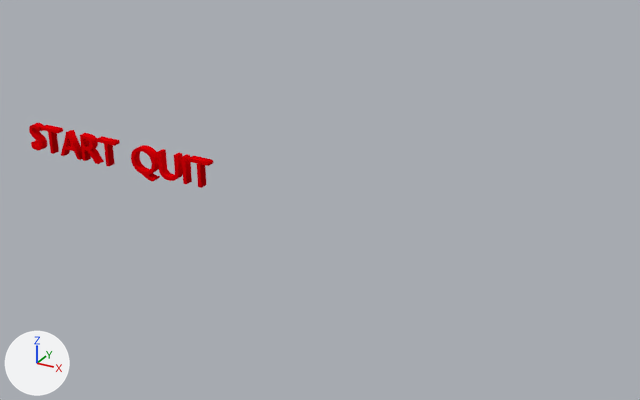
Renders of the Blender file Assets/Models/TutorialAssets/3DTextUI.blend from each side of a commit.
One viewpoint serves both versions: a camera (50 mm lens) standing at (14.55, -15.7, 8.16) and looking at (5.68, 0.43, 0.09). The lights are fixed; the arrows at lower left show +X, +Y and +Z.

Objects in the first picture: 'QUIT', 'START'.
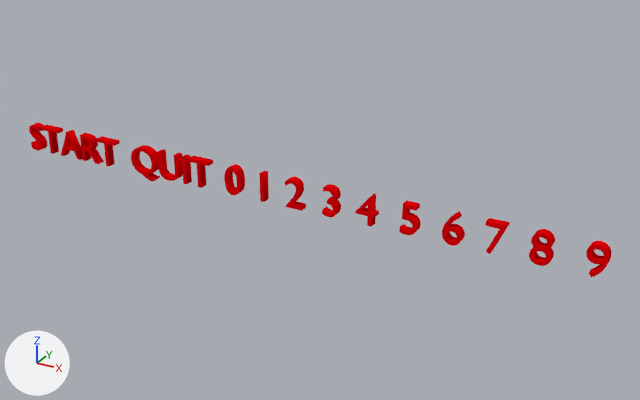
Changed parts and their boxes (x1, y1, x2, y2) in the pictures (640 x 400 px):
'8', added (red): after (529, 229, 555, 266)
'9', added (red): after (586, 241, 611, 277)
'6', added (red): after (442, 211, 465, 246)
'0', added (red): after (224, 164, 245, 195)
'5', added (red): after (399, 201, 421, 235)
'3', added (red): after (322, 184, 341, 217)
'4', added: after (355, 193, 379, 226)
'2', added: after (285, 177, 306, 211)
'7', added: after (486, 218, 511, 254)
'1', added: after (260, 171, 269, 202)

The change in detail:
Text 'Text.009' (txt_text_009) is new.
Its body is '9'.
It uses material mat_numbers_mat (red #e70008).
Its extrude is 0.1.
Text 'Text.008' (txt_text_008) is new.
Its body is '8'.
It uses material mat_numbers_mat (red #e70008).
Its extrude is 0.1.
Text 'Text.007' (txt_text_007) is new.
Its body is '7'.
It uses material mat_numbers_mat (red #e70008).
Its extrude is 0.1.
Text 'Text.006' (txt_text_006) is new.
Its body is '6'.
It uses material mat_numbers_mat (red #e70008).
Its extrude is 0.1.
Text 'Text.005' (txt_text_005) is new.
Its body is '5'.
It uses material mat_numbers_mat (red #e70008).
Its extrude is 0.1.
Text 'Text.004' (txt_text_004) is new.
Its body is '4'.
It uses material mat_numbers_mat (red #e70008).
Its extrude is 0.1.
Text 'Text.003' (txt_text_003) is new.
Its body is '3'.
It uses material mat_numbers_mat (red #e70008).
Its extrude is 0.1.
Text 'Text.002' (txt_text_002) is new.
Its body is '2'.
It uses material mat_numbers_mat (red #e70008).
Its extrude is 0.1.
Text 'Text.001' (txt_text_001) is new.
Its body is '1'.
It uses material mat_numbers_mat (red #e70008).
Its extrude is 0.1.
Text 'Text.000' (txt_text_000) is new.
Its body is '0'.
It uses material mat_numbers_mat (red #e70008).
Its extrude is 0.1.
Object '9' (ob_9) is new; it shows txt_text_009.
Its location is (11.69, 0.0, 0.0).
Its rotation in degrees is (90, 0, 0).
Object '8' (ob_8) is new; it shows txt_text_008.
Its location is (10.62, 0.0, 0.0).
Its rotation in degrees is (90, 0, 0).
Object '7' (ob_7) is new; it shows txt_text_007.
Its location is (9.68, 0.0, 0.0).
Its rotation in degrees is (90, 0, 0).
Object '6' (ob_6) is new; it shows txt_text_006.
Its location is (8.78, 0.0, 0.0).
Its rotation in degrees is (90, 0, 0).
Object '5' (ob_5) is new; it shows txt_text_005.
Its location is (7.83, 0.0, 0.0).
Its rotation in degrees is (90, 0, 0).
Object '4' (ob_4) is new; it shows txt_text_004.
Its location is (6.82, 0.0, 0.0).
Its rotation in degrees is (90, 0, 0).
Object '3' (ob_3) is new; it shows txt_text_003.
Its location is (5.96, 0.0, 0.0).
Its rotation in degrees is (90, 0, 0).
Object '2' (ob_2) is new; it shows txt_text_002.
Its location is (5.04, 0.0, 0.0).
Its rotation in degrees is (90, 0, 0).
Object '1' (ob_1) is new; it shows txt_text_001.
Its location is (4.21, 0.0, 0.0).
Its rotation in degrees is (90, 0, 0).
Object '0' (ob_0) is new; it shows txt_text_000.
Its location is (3.41, 0.0, 0.0).
Its rotation in degrees is (90, 0, 0).
